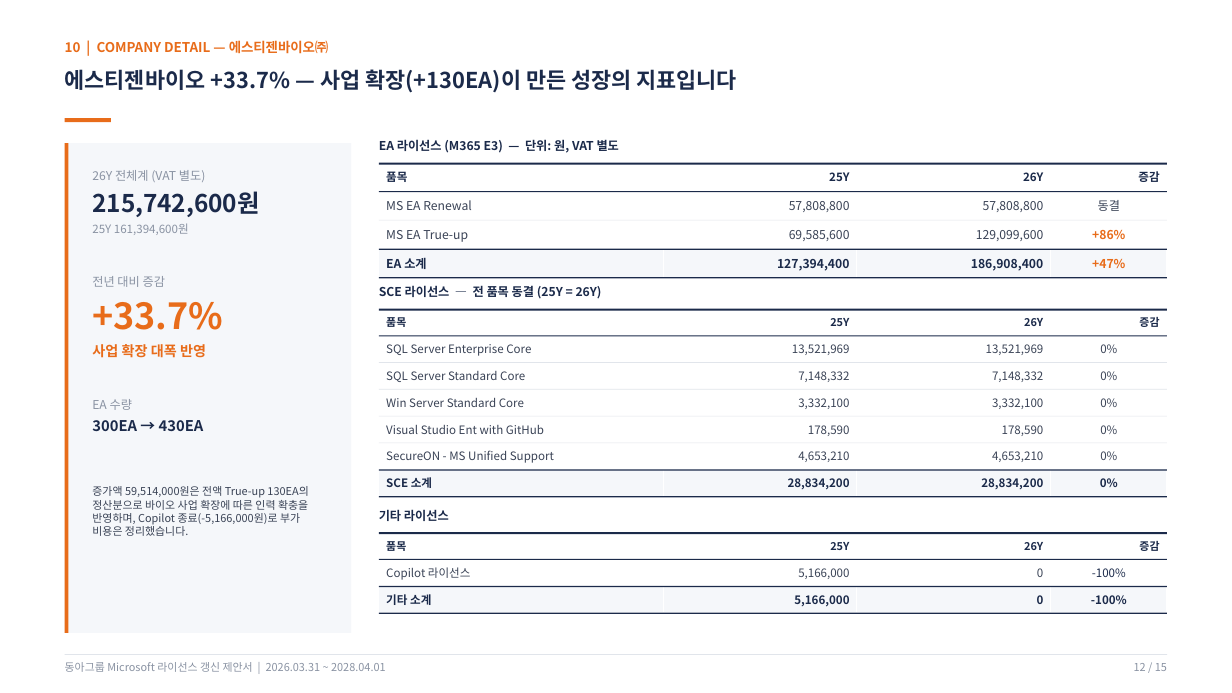
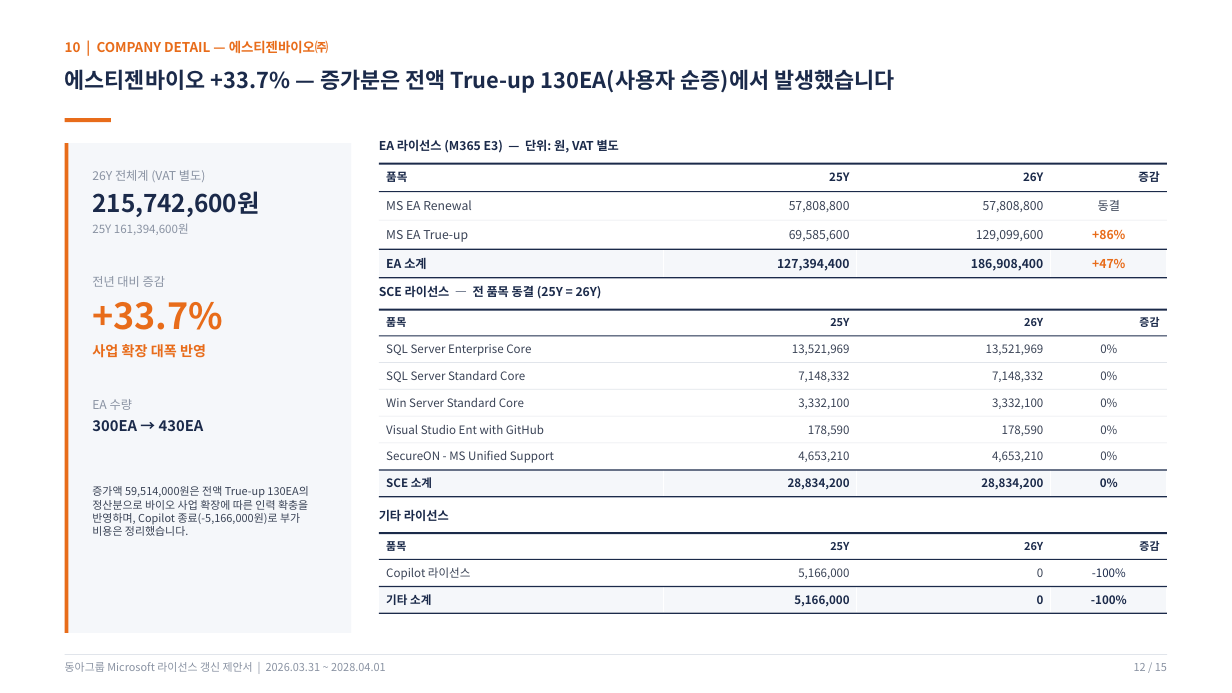
Before and after one commit to mss881024-dev/first-project, a slide deck: slide 12 of docs/ea-renewal-proposal/동아그룹_Microsoft_라이선스_갱신제안서_2026.pptx. Drawn at 1232x693 pixels with LibreOffice and Linux fonts; fonts in the diff are those of the drawing. Boxes give left, top, right and bottom in pixels: in the first picture for what was removed or moved away, otherwise in the second. Text is boxed around its words. In the diff, an @@ line names an element or a change of style, - is before the commit and + after.

```diff
--- a/docs/ea-renewal-proposal/동아그룹_Microsoft_라이선스_갱신제안서_2026.pptx
+++ b/docs/ea-renewal-proposal/동아그룹_Microsoft_라이선스_갱신제안서_2026.pptx
@@ text at <box>65,69,895,93</box>: text changed @@
-에스티젠바이오 +33.7% — 사업 확장(+130EA)이 만든 성장의 지표입니다
+에스티젠바이오 +33.7% — 증가분은 전액 True-up 130EA(사용자 순증)에서 발생했습니다
```
Also in this commit, not shown: 2 other slides changed, 2 other files.
